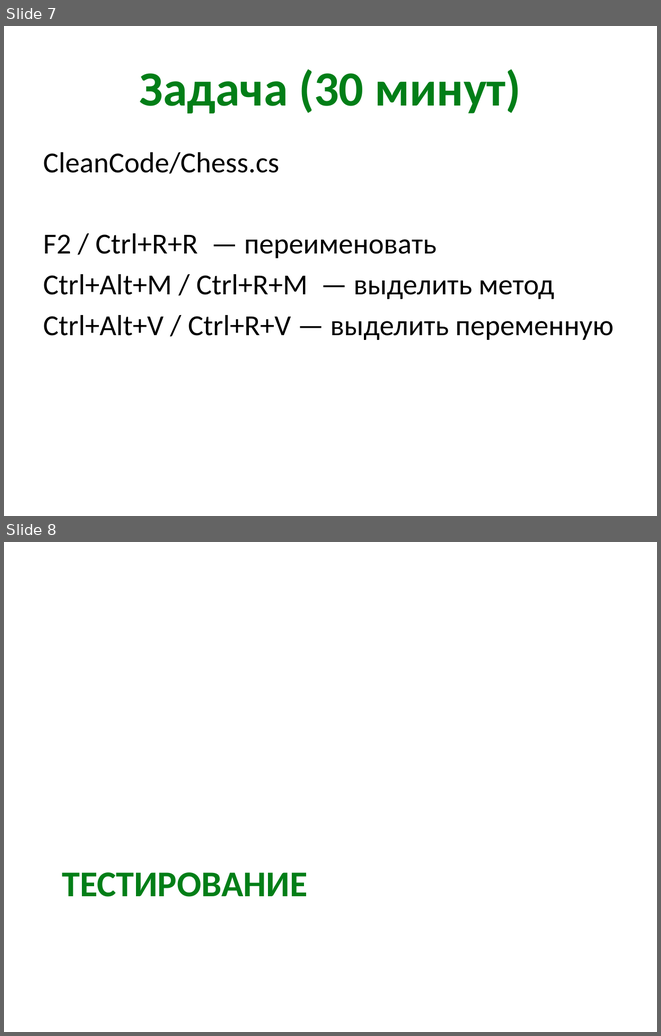
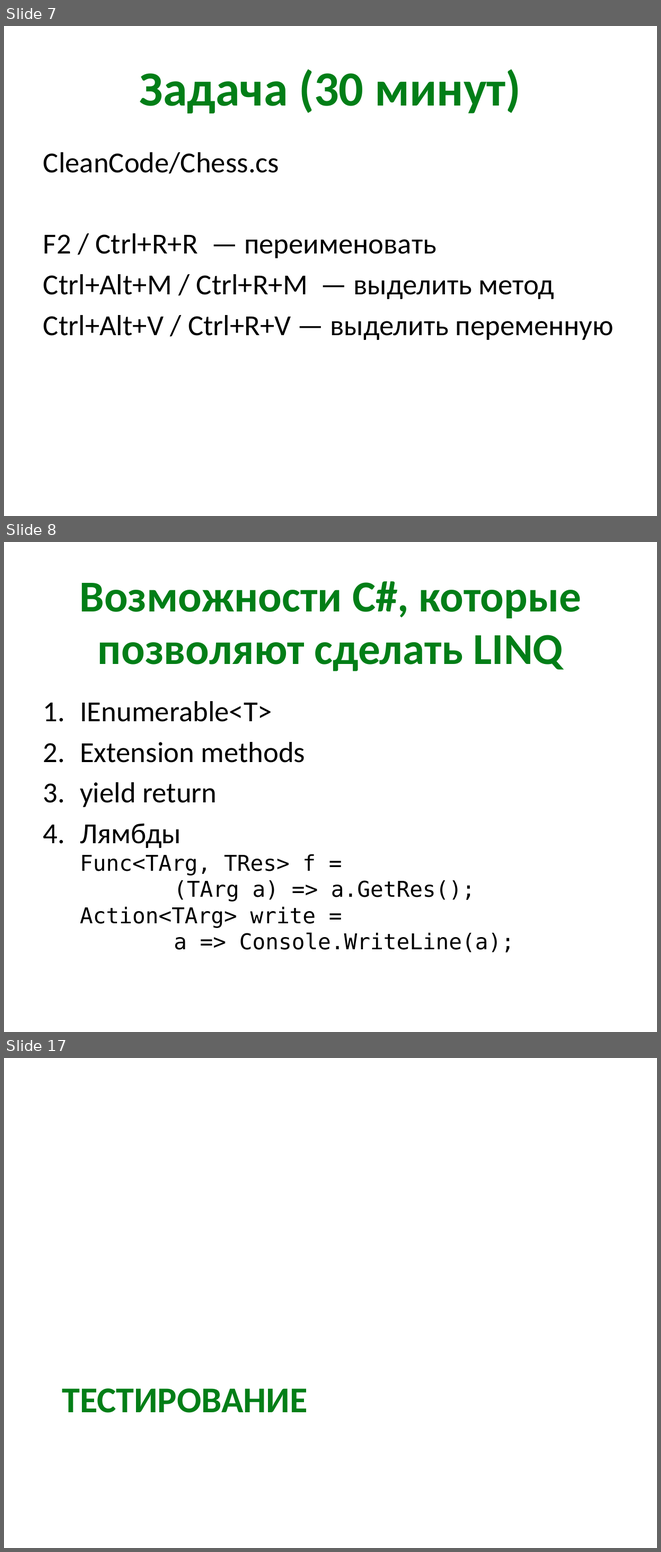
Before and after one commit to kontur-kampus-2015i/kontur-kampus, a slide deck: 1-CodeQuality/quality-slides.pptx. Shown one above the other, each under a label of ours: slides 7 and 8 before the commit, slides 7, 8 and 17 after it; the slides between them are not shown. The pictures are 661x1036 and 661x1552 pixels, drawn with LibreOffice and Linux fonts; fonts in the diff are those of the drawing. Boxes give left, top, right and bottom in pixels: in the first picture for what was removed or moved away, otherwise in the second. Text is boxed around its words. In the diff, an @@ line names an element or a change of style, - is before the commit and + after.

Commit message:
+ Linq in 1-CodeQuality slides

```diff
--- a/1-CodeQuality/quality-slides.pptx
+++ b/1-CodeQuality/quality-slides.pptx
@@ slide 8 added at box(4, 542, 657, 1032), background #FFFFFF @@
@@ title added at box(80, 581, 581, 671), 48.6 pt, text #027E17, bold @@
+Возможности C#, которые позволяют сделать LINQ
@@ text added at box(80, 701, 514, 952), 24 pt, text #000000 @@
+1. IEnumerable<T>
+2. Extension methods
+3. yield return
+4. Лямбды
+   Func<TArg, TRes> f =
+   (TArg a) => a.GetRes();
+   Action<TArg> write =
+   a => Console.WriteLine(a);
@@ what was slide 8 is now slide 17 @@
```
Also in this commit, not shown: 8 other slides added.
